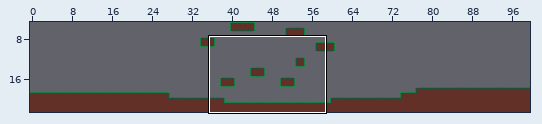
One commit to this Tiled map: src/main/resources/assets/map.tmx. Above: a wide view before the commit, with the close-up outlined.
Close-up. First the earlier version:
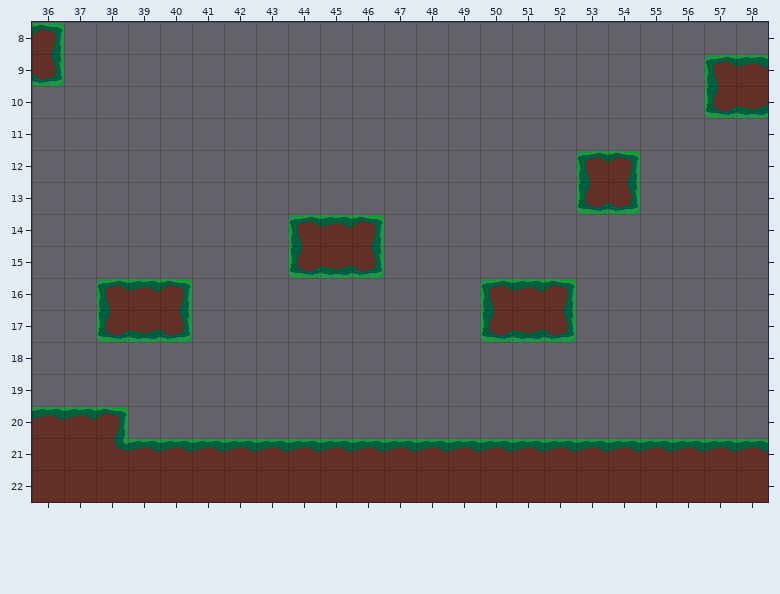
Cells are 32x32 px. Shown: x 36..58, y 8..22.
New version:
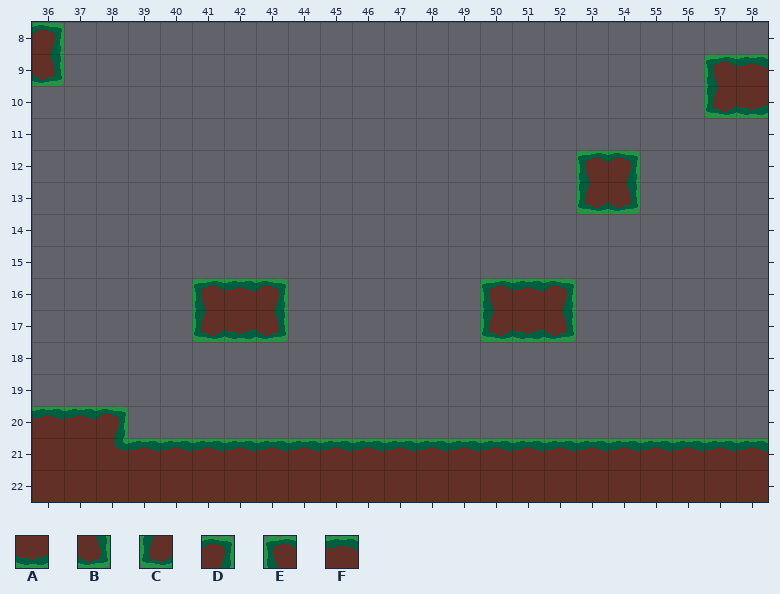
Key: from "tiles": A 1, B 5, C 7, D 10, E 12, F 16.
_ is an empty cell.
Tiles replaced or removed in this view: A, B, C, D, E, F.
Changes in this commit:
Changed rows in their new state; . is an unchanged cell.
Layer "background":
first column x 38:
14 ......___
15 ......___
16 ___EFD...
17 ___CAB...
Boxes around the changes in both close-ups, in picture pixels (x1, y1, x2, y2):
changed: (96, 214, 384, 342)
